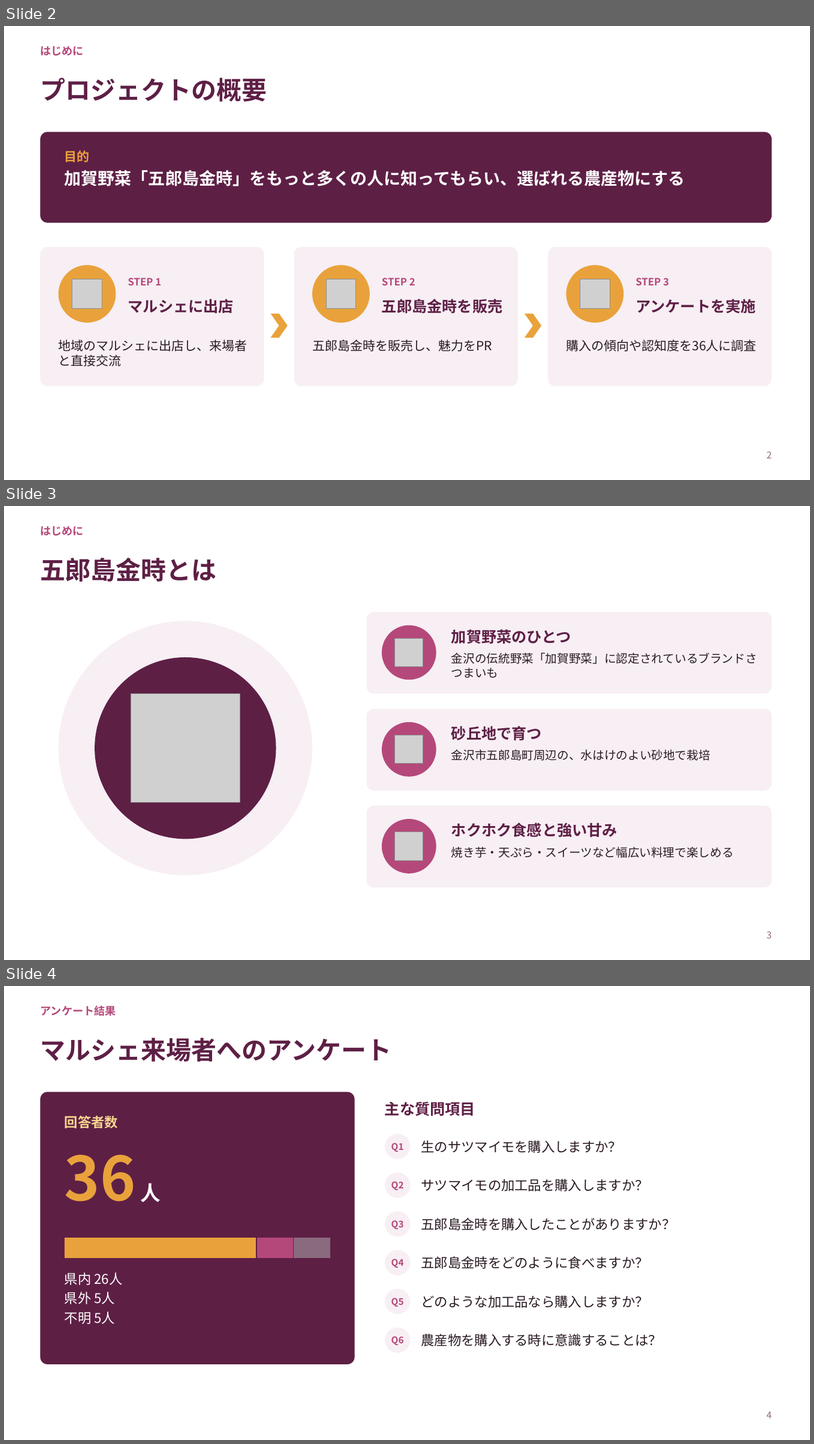
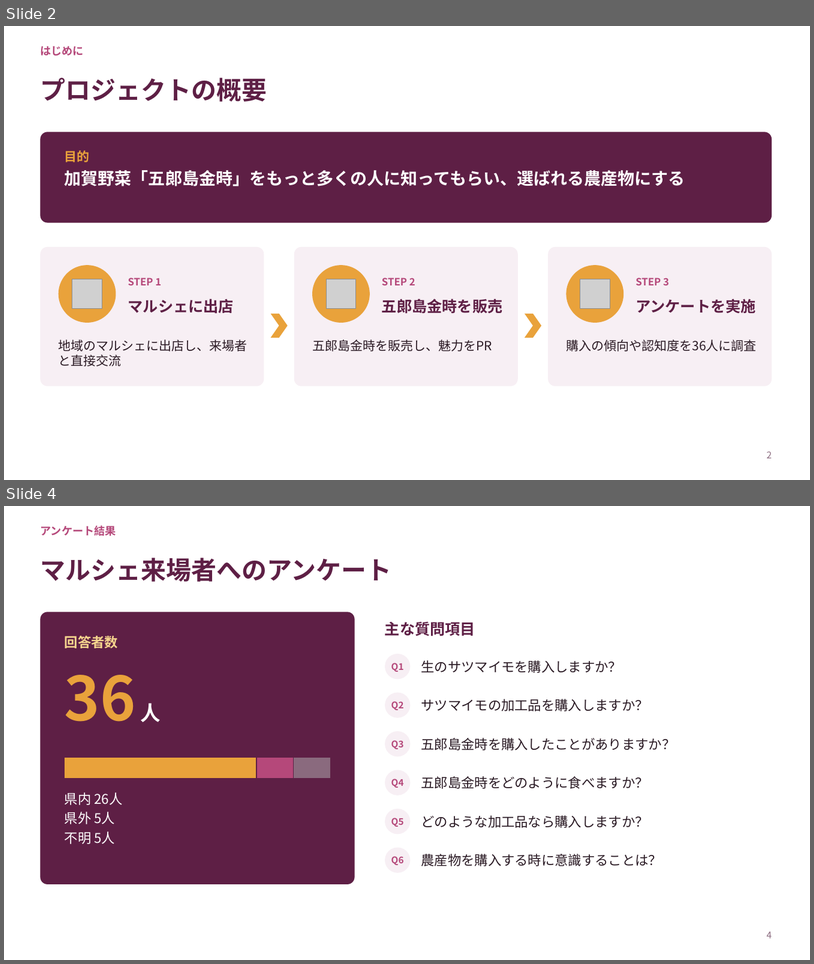
Before and after one commit to tadakazukawani/first-contributions, a slide deck: 農業青年/地元農産物認知拡大プロジェクト.pptx. Shown one above the other, each under a label of ours: slides 2, 3 and 4 before the commit, slides 2 and 4 after it; the slides between them are not shown. The pictures are 814x1444 and 814x964 pixels, drawn with LibreOffice and Linux fonts; fonts in the diff are those of the drawing; grey boxes stand for pictures. Boxes give left, top, right and bottom in pixels: in the first picture for what was removed or moved away, otherwise in the second. Text is boxed around its words. In the diff, an @@ line names an element or a change of style, - is before the commit and + after.

```diff
--- a/農業青年/地元農産物認知拡大プロジェクト.pptx
+++ b/農業青年/地元農産物認知拡大プロジェクト.pptx
@@ slide 3 removed at box(4, 506, 810, 960), background #FFFFFF @@
@@ text removed at box(40, 526, 84, 536) @@
-はじめに
@@ title removed at box(40, 558, 216, 582) @@
-五郎島金時とは
@@ rounded rectangle removed at box(367, 612, 772, 694) @@
@@ ellipse removed at box(59, 621, 312, 875) @@
@@ ellipse removed at box(382, 625, 437, 679) @@
@@ text removed at box(452, 629, 572, 644) @@
-加賀野菜のひとつ
@@ picture removed at box(395, 639, 424, 667) @@
@@ ellipse removed at box(95, 657, 276, 839) @@
@@ text removed at box(452, 652, 758, 678) @@
-金沢の伝統野菜「加賀野菜」に認定されているブランドさつまいも
@@ picture removed at box(131, 694, 240, 802) @@
@@ rounded rectangle removed at box(367, 709, 772, 790) @@
@@ ellipse removed at box(382, 722, 437, 777) @@
@@ picture removed at box(395, 735, 424, 764) @@
@@ text removed at box(452, 726, 542, 741) @@
-砂丘地で育つ
@@ text removed at box(452, 749, 711, 760) @@
-金沢市五郎島町周辺の、水はけのよい砂地で栽培
@@ rounded rectangle removed at box(367, 805, 772, 887) @@
@@ ellipse removed at box(382, 819, 437, 873) @@
@@ text removed at box(452, 822, 618, 837) @@
-ホクホク食感と強い甘み
@@ picture removed at box(395, 832, 424, 861) @@
@@ text removed at box(452, 846, 734, 858) @@
-焼き芋・天ぷら・スイーツなど幅広い料理で楽しめる
@@ page number removed at box(767, 931, 773, 938) @@
-3
```
Also in this commit, not shown: 1 slide added.
